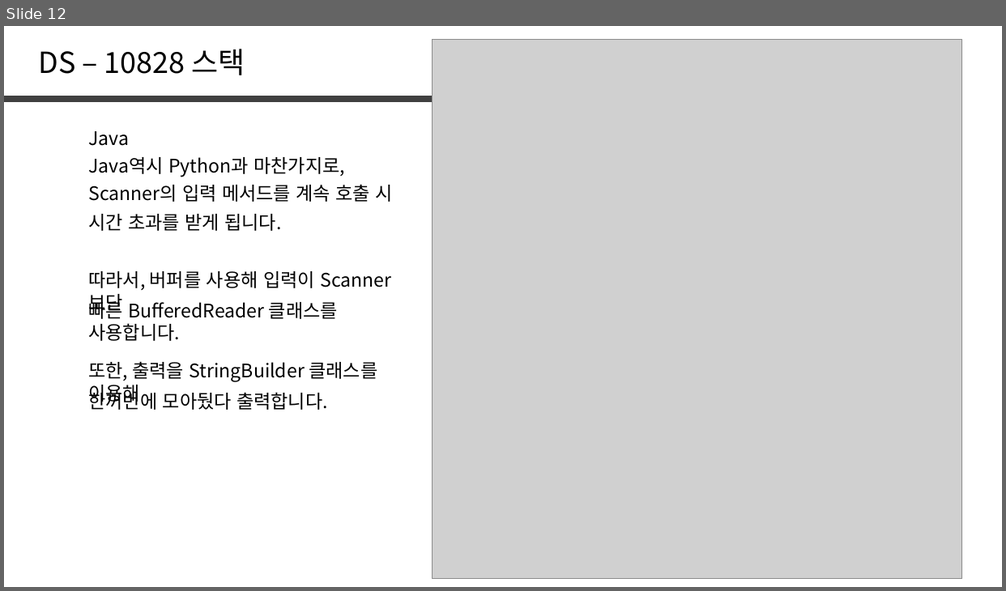
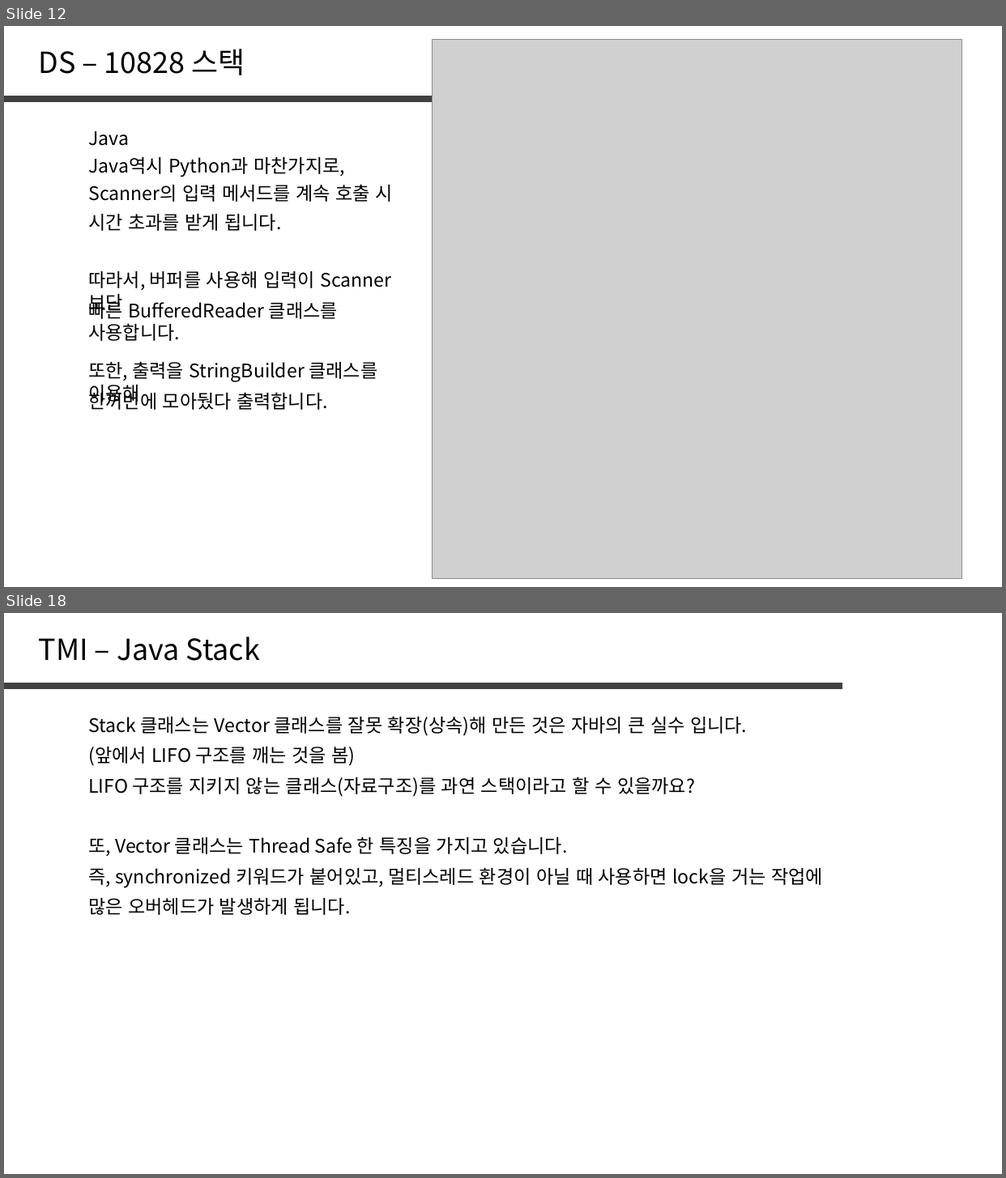
Before and after one commit to jaehoo1/PS-study, a slide deck: study/7_Stack, Queue, List.pptx. Shown one above the other, each under a label of ours: slide 12 before the commit, slides 12 and 18 after it; the slides between them are not shown. The pictures are 1006x591 and 1006x1178 pixels, drawn with LibreOffice and Linux fonts; fonts in the diff are those of the drawing; grey boxes stand for pictures. Boxes give left, top, right and bottom in pixels: in the first picture for what was removed or moved away, otherwise in the second. Text is boxed around its words. In the diff, an @@ line names an element or a change of style, - is before the commit and + after.

```diff
--- a/study/7_Stack, Queue, List.pptx
+++ b/study/7_Stack, Queue, List.pptx
@@ slide 18 added at [4, 613, 1002, 1174], background #FFFFFF @@
@@ text added at [39, 636, 260, 661], 28 pt, text #000000 @@
+TMI – Java Stack
@@ line added from (4, 686) to (842, 686), #404040 6 pt @@
@@ text added at [88, 716, 747, 736], 18 pt, text #000000 @@
+Stack 클래스는 Vector 클래스를 잘못 확장(상속)해 만든 것은 자바의 큰 실수 입니다.
@@ text added at [88, 747, 356, 766], 18 pt, text #000000 @@
+(앞에서 LIFO 구조를 깨는 것을 봄)
@@ text added at [88, 777, 695, 797], 18 pt, text #000000 @@
+LIFO 구조를 지키지 않는 클래스(자료구조)를 과연 스택이라고 할 수 있을까요?
@@ text added at [88, 837, 567, 856], 18 pt, text #000000 @@
+또, Vector 클래스는 Thread Safe 한 특징을 가지고 있습니다.
@@ text added at [88, 867, 823, 888], 18 pt, text #000000 @@
+즉, synchronized 키워드가 붙어있고, 멀티스레드 환경이 아닐 때 사용하면 lock을 거는 작업에
@@ text added at [88, 898, 350, 915], 18 pt, text #000000 @@
+많은 오버헤드가 발생하게 됩니다.
```
Also in this commit, not shown: 1 slide changed, 4 other slides added, 2 slides removed.
